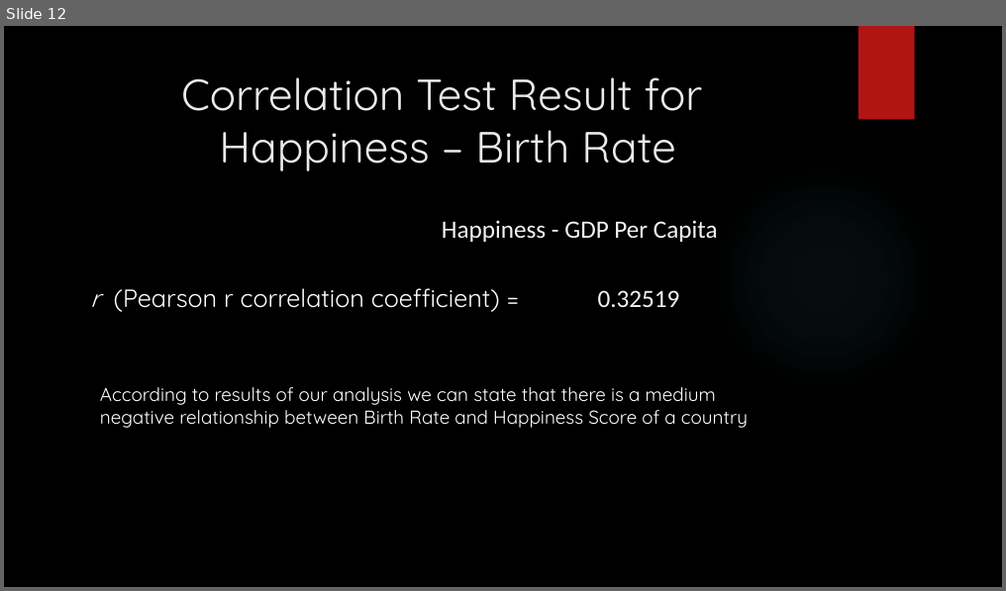
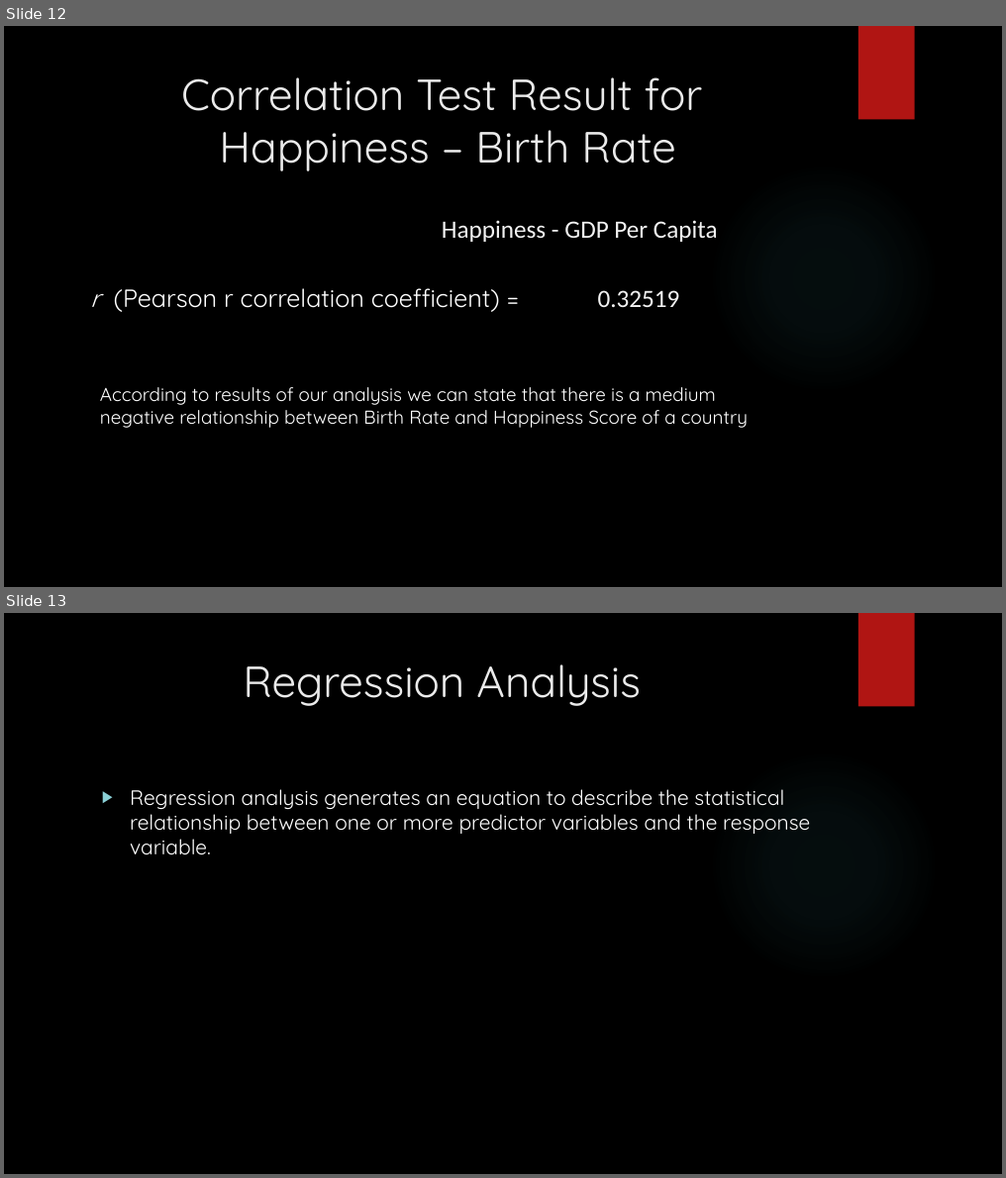
Before and after one commit to sinancengiz/World_Happiness, a slide deck: Project_1_Team_7_Presentation.pptx. Shown one above the other, each under a label of ours: slide 12 before the commit, slides 12 and 13 after it. The pictures are 1006x591 and 1006x1178 pixels, drawn with LibreOffice and Linux fonts; fonts in the diff are those of the drawing; background and template pictures are left out. Boxes give left, top, right and bottom in pixels: in the first picture for what was removed or moved away, otherwise in the second. Text is boxed around its words. In the diff, an @@ line names an element or a change of style, - is before the commit and + after.

Commit message:
regration analysis result added into powerpoint

```diff
--- a/Project_1_Team_7_Presentation.pptx
+++ b/Project_1_Team_7_Presentation.pptx
@@ slide 13 added at (x1=4, y1=613, x2=1002, y2=1174), background picture (left out); not listed: 2 template elements that a slide beside it also shows @@
@@ title added at (x1=243, y1=664, x2=640, y2=706), 42 pt, text #EBEBEB @@
+Regression Analysis
@@ text added at (x1=130, y1=789, x2=810, y2=856), 20 pt, text #FFFFFF @@
+▶ Regression analysis generates an equation to describe the statistical relationship between one or more predictor variables and the response variable.
```
Also in this commit, not shown: 3 other slides added.
